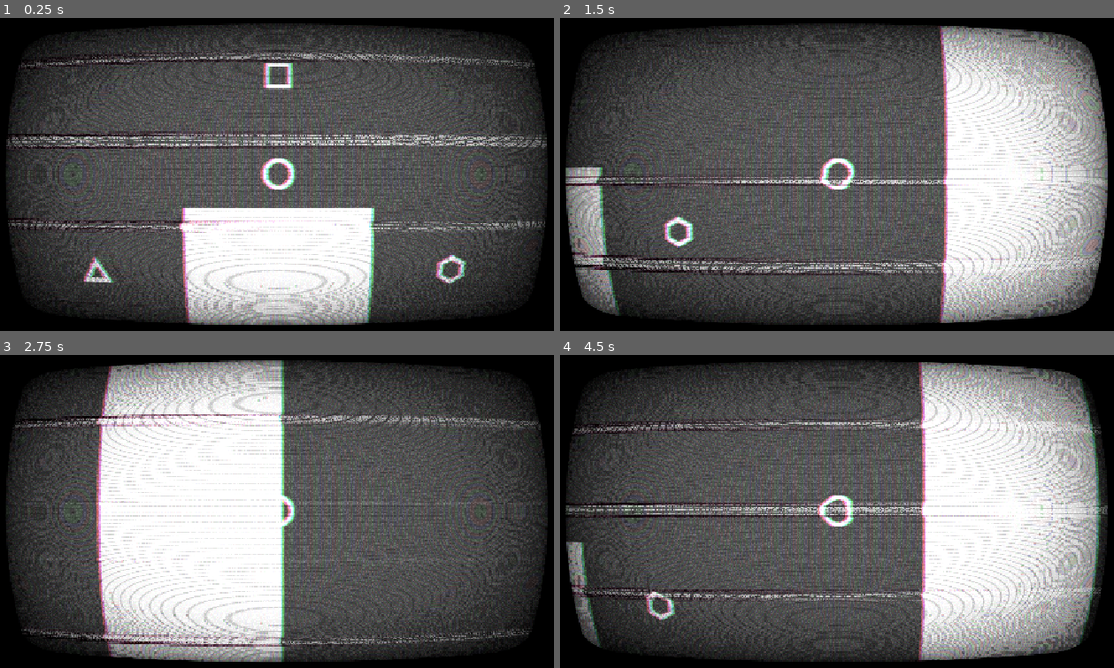
Above: before the commit, frames 1-4 (two rows, left to right).
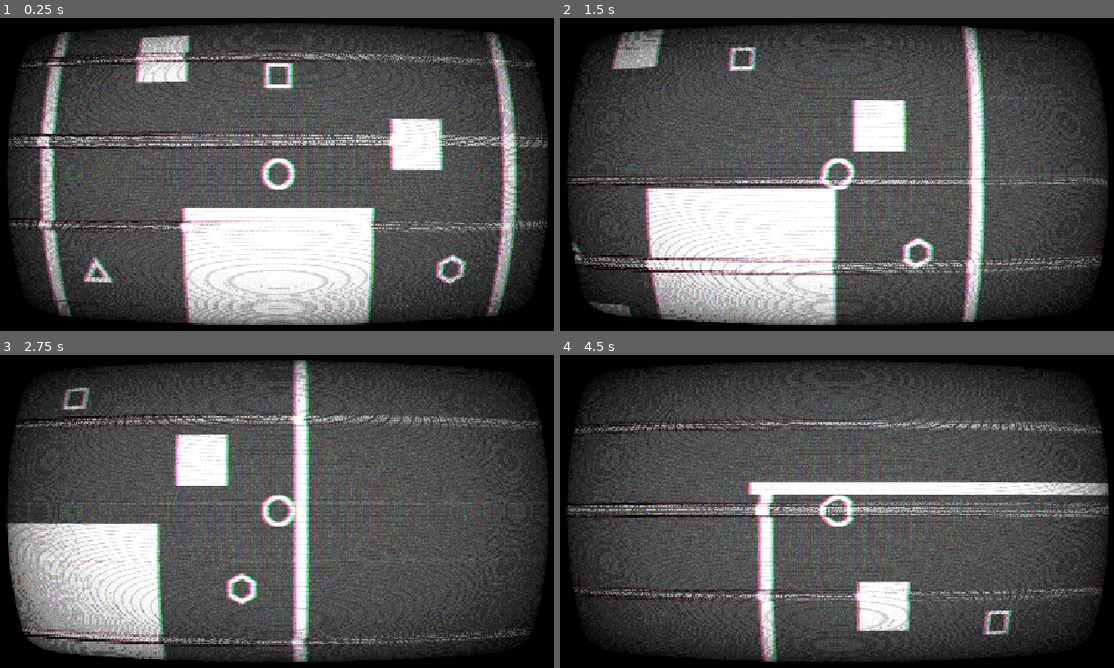
Above: after the commit, the same moments.

Repository: aidankmcalister/GodotHorrorShapeGame
Game: Godot game, scene res://main.tscn
Two runs of this game, one before a commit and one after it. Both use one fixed random seed, a clock stepped at 60 frames per second and the inputs below.
Inputs:
- Up to frame 1 (0.25 s): no input
- Up to frame 2 (1.5 s): hold D (right) 0.53-1.28 s; hold S (down) from 1.28 s (still down)
- Up to frame 3 (2.75 s): release S (down) at 2.03 s; hold D (right) from 2.03 s (still down)
- Up to frame 4 (4.5 s): release D (right) at 2.78 s; hold W (up) 2.78-3.53 s; hold A (left) from 3.53 s (still down)

The runs differ from the first frame. In frame 1, 28% of the frame differs, in the area x 1-100%, y 3-99%; in frame 2, 58%, in the area x 0-100%, y 2-99%; in frame 3, 48%; in frame 4, 49%.

Commit message:
fixes

Diff:
--- a/MysteriousCreature/creature.gd
+++ b/MysteriousCreature/creature.gd
@@ -3,6 +3,23 @@
 var hexagon_texture = preload("res://Shapes/Hexagon.png")
 var square_texture = preload("res://Shapes/Square.png")
 var triangle_texture = preload("res://Shapes/Triangle.png")
+
+@export var light_level = 1
+
+func _ready():
+	print('Game Starting with light level 1')
+
+func increase_light_level():
+	light_level += 1
+	match light_level:
+		2:
+			print('Lore for light level 2')
+		3:
+			print('Lore for light level 3')
+		4:
+			print('Lore for light level 4')
+		5:
+			print('Lore for light level 5')
 
 func change_shape(shape_to_change):
 	$Sprite2D.texture = shape_to_change
@@ -38,3 +55,4 @@
 			"hexagon":
 				change_shape(hexagon_texture)
 		body.handle_consumed()
+		increase_light_level()
--- a/MysteriousCreature/mysterious_creature.tscn
+++ b/MysteriousCreature/mysterious_creature.tscn
@@ -1,15 +1,7 @@
-[gd_scene load_steps=6 format=3 uid="uid://smo44wvq2qwt"]
+[gd_scene load_steps=4 format=3 uid="uid://smo44wvq2qwt"]
 
 [ext_resource type="Script" path="res://MysteriousCreature/creature.gd" id="1_ieipf"]
-[ext_resource type="Shader" path="res://dither.gdshader" id="2_17xst"]
 [ext_resource type="Texture2D" uid="uid://botdj7xdibstb" path="res://Shapes/Square.png" id="2_rkr82"]
-
-[sub_resource type="ShaderMaterial" id="ShaderMaterial_xbqky"]
-shader = ExtResource("2_17xst")
-shader_parameter/u_bit_depth = null
-shader_parameter/u_contrast = null
-shader_parameter/u_offset = null
-shader_parameter/u_dither_size = null
 
 [sub_resource type="RectangleShape2D" id="RectangleShape2D_2yage"]
 size = Vector2(506.667, 506.667)
@@ -21,7 +13,6 @@
 metadata/_edit_group_ = true
 
 [node name="Sprite2D" type="Sprite2D" parent="."]
-material = SubResource("ShaderMaterial_xbqky")
 texture = ExtResource("2_rkr82")
 
 [node name="SquareCollision" type="CollisionShape2D" parent="."]
--- a/Player/player.tscn
+++ b/Player/player.tscn
@@ -53,20 +53,11 @@
 
 [node name="PlayerCamera" type="Camera2D" parent="."]
 
-[node name="ColorRect" type="ColorRect" parent="PlayerCamera"]
+[node name="CRT Shader" type="ColorRect" parent="PlayerCamera"]
 z_index = 2
 material = SubResource("ShaderMaterial_xke7m")
-offset_left = -232.0
+offset_left = -231.0
 offset_top = -128.0
-offset_right = -175.0
+offset_right = -174.0
 offset_bottom = -73.0
 scale = Vector2(8.09492, 4.66436)
-
-[node name="ColorRect2" type="ColorRect" parent="PlayerCamera"]
-visible = false
-z_index = 2
-offset_left = -232.0
-offset_top = -128.0
-offset_right = -175.0
-offset_bottom = -73.0
-scale = Vector2(8.09492, 4.66436)
--- a/dither.gdshader
+++ /dev/null
@@ -1,76 +0,0 @@
-/*
-This shader is under MIT license. Feel free to use, improve and
-change this shader according to your needs and consider sharing
-the modified result to godotshaders.com.
-*/
-
-shader_type canvas_item;
-
-uniform sampler2D u_dither_tex;
-uniform sampler2D u_color_tex;
-
-uniform int u_bit_depth;
-uniform float u_contrast;
-uniform float u_offset;
-uniform int u_dither_size;
-
-void fragment()
-{
-	// sample the screen texture at the desired output resolution (according to u_dither_size)
-	// this will effectively pixelate the resulting output
-	vec2 screen_size = vec2(textureSize(TEXTURE, 0)) / float(u_dither_size);
-	vec2 screen_sample_uv = floor(UV * screen_size) / screen_size;
-	vec3 screen_col = texture(TEXTURE, screen_sample_uv).rgb;
-
-	// calculate pixel luminosity (https://stackoverflow.com/questions/596216/formula-to-determine-brightness-of-rgb-color)
-	float lum = (screen_col.r * 0.299) + (screen_col.g * 0.587) + (screen_col.b * 0.114);
-
-	// adjust with contrast and offset parameters
-	float contrast = u_contrast;
-	lum = (lum - 0.5 + u_offset) * contrast + 0.5;
-	lum = clamp(lum, 0.0, 1.0);
-
-	// reduce luminosity bit depth to give a more banded visual if desired
-	float bits = float(u_bit_depth);
-	lum = floor(lum * bits) / bits;
-
-	// to support multicolour palettes, we want to dither between the two colours on the palette
-	// which are adjacent to the current pixel luminosity.
-	// to do this, we need to determine which 'band' lum falls into, calculate the upper and lower
-	// bound of that band, then later we will use the dither texture to pick either the upper or
-	// lower colour.
-
-	// get the palette texture size mapped so it is 1px high (so the x value however many colour bands there are)
-	ivec2 col_size = textureSize(u_color_tex, 0);
-	col_size /= col_size.y;
-
-	float col_x = float(col_size.x) - 1.0; // colour boundaries is 1 less than the number of colour bands
-	float col_texel_size = 1.0 / col_x; // the size of one colour boundary
-
-	lum = max(lum - 0.00001, 0.0); // makes sure our floor calculation below behaves when lum == 1.0
-	float lum_lower = floor(lum * col_x) * col_texel_size;
-	float lum_upper = (floor(lum * col_x) + 1.0) * col_texel_size;
-	float lum_scaled = lum * col_x - floor(lum * col_x); // calculates where lum lies between the upper and lower bound
-
-	// map the dither texture onto the screen. there are better ways of doing this that makes the dither pattern 'stick'
-	// with objects in the 3D world, instead of being mapped onto the screen. see lucas pope's details posts on how he
-	// achieved this in Obra Dinn: https://forums.tigsource.com/index.php?topic=40832.msg1363742#msg1363742
-	ivec2 noise_size = textureSize(u_dither_tex, 0);
-	vec2 inv_noise_size = vec2(1.0 / float(noise_size.x), 1.0 / float(noise_size.y));
-	vec2 noise_uv = UV * inv_noise_size * vec2(float(screen_size.x), float(screen_size.y));
-	float threshold = texture(u_dither_tex, noise_uv).r;
-
-	// adjust the dither slightly so min and max aren't quite at 0.0 and 1.0
-	// otherwise we wouldn't get fullly dark and fully light dither patterns at lum 0.0 and 1.0
-	threshold = threshold * 0.99 + 0.005;
-
-	// the lower lum_scaled is, the fewer pixels will be below the dither threshold, and thus will use the lower bound colour,
-	// and vice-versa
-	float ramp_val = lum_scaled < threshold ? 0.0f : 1.0f;
-	// sample at the lower bound colour if ramp_val is 0.0, upper bound colour if 1.0
-	float col_sample = mix(lum_lower, lum_upper, ramp_val);
-	vec3 final_col = texture(u_color_tex, vec2(col_sample, 0.5)).rgb;
-
-	// return the final colour!
-	COLOR.rgb = final_col;
-}
--- a/dither.shader
+++ /dev/null
@@ -1,76 +0,0 @@
-/*
-This shader is under MIT license. Feel free to use, improve and
-change this shader according to your needs and consider sharing
-the modified result to godotshaders.com.
-*/
-
-shader_type canvas_item;
-
-uniform sampler2D u_dither_tex;
-uniform sampler2D u_color_tex;
-
-uniform int u_bit_depth;
-uniform float u_contrast;
-uniform float u_offset;
-uniform int u_dither_size;
-
-void fragment()
-{
-	// sample the screen texture at the desired output resolution (according to u_dither_size)
-	// this will effectively pixelate the resulting output
-	vec2 screen_size = vec2(textureSize(TEXTURE, 0)) / float(u_dither_size);
-	vec2 screen_sample_uv = floor(UV * screen_size) / screen_size;
-	vec3 screen_col = texture(TEXTURE, screen_sample_uv).rgb;
-
-	// calculate pixel luminosity (https://stackoverflow.com/questions/596216/formula-to-determine-brightness-of-rgb-color)
-	float lum = (screen_col.r * 0.299) + (screen_col.g * 0.587) + (screen_col.b * 0.114);
-
-	// adjust with contrast and offset parameters
-	float contrast = u_contrast;
-	lum = (lum - 0.5 + u_offset) * contrast + 0.5;
-	lum = clamp(lum, 0.0, 1.0);
-
-	// reduce luminosity bit depth to give a more banded visual if desired
-	float bits = float(u_bit_depth);
-	lum = floor(lum * bits) / bits;
-
-	// to support multicolour palettes, we want to dither between the two colours on the palette
-	// which are adjacent to the current pixel luminosity.
-	// to do this, we need to determine which 'band' lum falls into, calculate the upper and lower
-	// bound of that band, then later we will use the dither texture to pick either the upper or
-	// lower colour.
-
-	// get the palette texture size mapped so it is 1px high (so the x value however many colour bands there are)
-	ivec2 col_size = textureSize(u_color_tex, 0);
-	col_size /= col_size.y;
-
-	float col_x = float(col_size.x) - 1.0; // colour boundaries is 1 less than the number of colour bands
-	float col_texel_size = 1.0 / col_x; // the size of one colour boundary
-
-	lum = max(lum - 0.00001, 0.0); // makes sure our floor calculation below behaves when lum == 1.0
-	float lum_lower = floor(lum * col_x) * col_texel_size;
-	float lum_upper = (floor(lum * col_x) + 1.0) * col_texel_size;
-	float lum_scaled = lum * col_x - floor(lum * col_x); // calculates where lum lies between the upper and lower bound
-
-	// map the dither texture onto the screen. there are better ways of doing this that makes the dither pattern 'stick'
-	// with objects in the 3D world, instead of being mapped onto the screen. see lucas pope's details posts on how he
-	// achieved this in Obra Dinn: https://forums.tigsource.com/index.php?topic=40832.msg1363742#msg1363742
-	ivec2 noise_size = textureSize(u_dither_tex, 0);
-	vec2 inv_noise_size = vec2(1.0 / float(noise_size.x), 1.0 / float(noise_size.y));
-	vec2 noise_uv = UV * inv_noise_size * vec2(float(screen_size.x), float(screen_size.y));
-	float threshold = texture(u_dither_tex, noise_uv).r;
-
-	// adjust the dither slightly so min and max aren't quite at 0.0 and 1.0
-	// otherwise we wouldn't get fullly dark and fully light dither patterns at lum 0.0 and 1.0
-	threshold = threshold * 0.99 + 0.005;
-
-	// the lower lum_scaled is, the fewer pixels will be below the dither threshold, and thus will use the lower bound colour,
-	// and vice-versa
-	float ramp_val = lum_scaled < threshold ? 0.0f : 1.0f;
-	// sample at the lower bound colour if ramp_val is 0.0, upper bound colour if 1.0
-	float col_sample = mix(lum_lower, lum_upper, ramp_val);
-	vec3 final_col = texture(u_color_tex, vec2(col_sample, 0.5)).rgb;
-
-	// return the final colour!
-	COLOR.rgb = final_col;
-}
--- a/main.tscn
+++ b/main.tscn
@@ -1,22 +1,19 @@
-[gd_scene load_steps=7 format=3 uid="uid://bc7j7om1mmerv"]
+[gd_scene load_steps=8 format=3 uid="uid://bc7j7om1mmerv"]
 
 [ext_resource type="PackedScene" uid="uid://2iygctujwii4" path="res://Player/player.tscn" id="1_1o66t"]
-[ext_resource type="Texture2D" uid="uid://ct6c68cvahfne" path="res://Shapes/Square2.png" id="2_lobnt"]
 [ext_resource type="PackedScene" uid="uid://smo44wvq2qwt" path="res://MysteriousCreature/mysterious_creature.tscn" id="3_f07h8"]
 [ext_resource type="PackedScene" uid="uid://cdn1jyvl6wtxn" path="res://ShapeItems/square_item.tscn" id="4_5avma"]
 [ext_resource type="PackedScene" uid="uid://c1dgby8vq1fy6" path="res://ShapeItems/triangle_item.tscn" id="5_caer7"]
 [ext_resource type="PackedScene" uid="uid://dwd275gp0rypg" path="res://ShapeItems/hexagon_item.tscn" id="6_excdg"]
+[ext_resource type="Texture2D" uid="uid://botdj7xdibstb" path="res://Shapes/Square.png" id="6_kv2o3"]
+
+[sub_resource type="RectangleShape2D" id="RectangleShape2D_iq8ki"]
+size = Vector2(512, 512)
 
 [node name="Main" type="Node2D"]
 
 [node name="Player" parent="." instance=ExtResource("1_1o66t")]
 position = Vector2(576, 192)
-
-[node name="TemporaryMapBorder" type="Sprite2D" parent="."]
-texture_filter = 1
-position = Vector2(576, 320)
-scale = Vector2(2, 2)
-texture = ExtResource("2_lobnt")
 
 [node name="MysteriousCreature" parent="." instance=ExtResource("3_f07h8")]
 position = Vector2(576, 296)
@@ -29,3 +26,87 @@
 
 [node name="HexagonItem" parent="." instance=ExtResource("6_excdg")]
 position = Vector2(720, 272)
+
+[node name="Walls" type="Node2D" parent="."]
+
+[node name="Wall1" type="StaticBody2D" parent="Walls"]
+position = Vector2(384, 208)
+scale = Vector2(0.02, 0.8)
+metadata/_edit_group_ = true
+
+[node name="Sprite2D" type="Sprite2D" parent="Walls/Wall1"]
+texture = ExtResource("6_kv2o3")
+
+[node name="CollisionShape2D" type="CollisionShape2D" parent="Walls/Wall1"]
+shape = SubResource("RectangleShape2D_iq8ki")
+
+[node name="Wall2" type="StaticBody2D" parent="Walls"]
+position = Vector2(576, 7.15256e-07)
+rotation = 1.5708
+scale = Vector2(0.02, 0.8)
+metadata/_edit_group_ = true
+
+[node name="Sprite2D" type="Sprite2D" parent="Walls/Wall2"]
+texture = ExtResource("6_kv2o3")
+
+[node name="CollisionShape2D" type="CollisionShape2D" parent="Walls/Wall2"]
+shape = SubResource("RectangleShape2D_iq8ki")
+
+[node name="Wall5" type="StaticBody2D" parent="Walls"]
+position = Vector2(576, 408)
+rotation = 1.5708
+scale = Vector2(0.02, 0.8)
+metadata/_edit_group_ = true
+
+[node name="Sprite2D" type="Sprite2D" parent="Walls/Wall5"]
+texture = ExtResource("6_kv2o3")
+
+[node name="CollisionShape2D" type="CollisionShape2D" parent="Walls/Wall5"]
+shape = SubResource("RectangleShape2D_iq8ki")
+
+[node name="Wall4" type="StaticBody2D" parent="Walls"]
+position = Vector2(768, 200)
+scale = Vector2(0.02, 0.8)
+metadata/_edit_group_ = true
+
+[node name="Sprite2D" type="Sprite2D" parent="Walls/Wall4"]
+texture = ExtResource("6_kv2o3")
+
+[node name="CollisionShape2D" type="CollisionShape2D" parent="Walls/Wall4"]
+shape = SubResource("RectangleShape2D_iq8ki")
+
+[node name="Wall6" type="StaticBody2D" parent="Walls"]
+position = Vector2(480, 96)
+rotation = 1.5708
+scale = Vector2(0.08, 0.08)
+metadata/_edit_group_ = true
+
+[node name="Sprite2D" type="Sprite2D" parent="Walls/Wall6"]
+texture = ExtResource("6_kv2o3")
+
+[node name="CollisionShape2D" type="CollisionShape2D" parent="Walls/Wall6"]
+shape = SubResource("RectangleShape2D_iq8ki")
+
+[node name="Wall7" type="StaticBody2D" parent="Walls"]
+position = Vector2(688, 168)
+rotation = 1.5708
+scale = Vector2(0.08, 0.08)
+metadata/_edit_group_ = true
+
+[node name="Sprite2D" type="Sprite2D" parent="Walls/Wall7"]
+texture = ExtResource("6_kv2o3")
+
+[node name="CollisionShape2D" type="CollisionShape2D" parent="Walls/Wall7"]
+shape = SubResource("RectangleShape2D_iq8ki")
+
+[node name="Wall8" type="StaticBody2D" parent="Walls"]
+position = Vector2(448, 344)
+rotation = 1.5708
+scale = Vector2(0.08, 0.08)
+metadata/_edit_group_ = true
+
+[node name="Sprite2D" type="Sprite2D" parent="Walls/Wall8"]
+texture = ExtResource("6_kv2o3")
+
+[node name="CollisionShape2D" type="CollisionShape2D" parent="Walls/Wall8"]
+shape = SubResource("RectangleShape2D_iq8ki")
